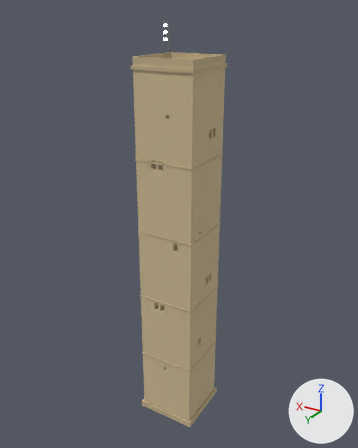
A saved change to the glTF model build/tower.glb.
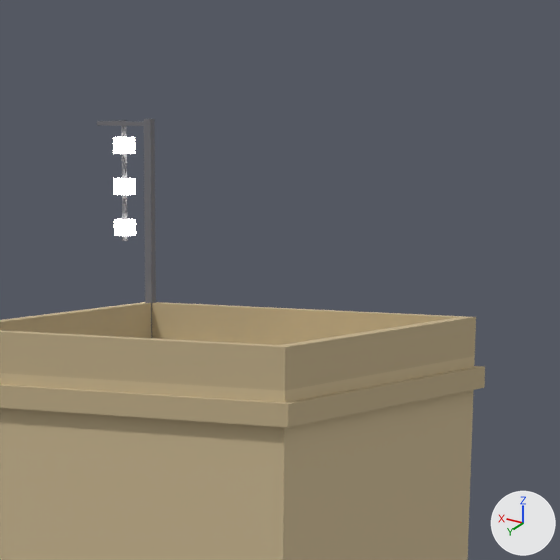
Old and new are each drawn whole from a camera (50 mm lens) standing at (-45.0, 75.3, 80.5) and looking at (1.1, -1.5, 42.1) and again close up on the part from 40% to 67% of the width and 0% to 21% of the height. Arrows for +X, +Y and +Z are at lower right; the lights stay in place. The last two pictures show the newer version. Vertices at exactly the same position are counted once.

In view in the first close-up: 'lamps', 'mast', 'parapet', 'seg5', 'trim5'.
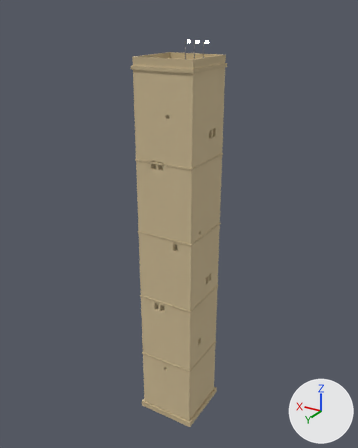
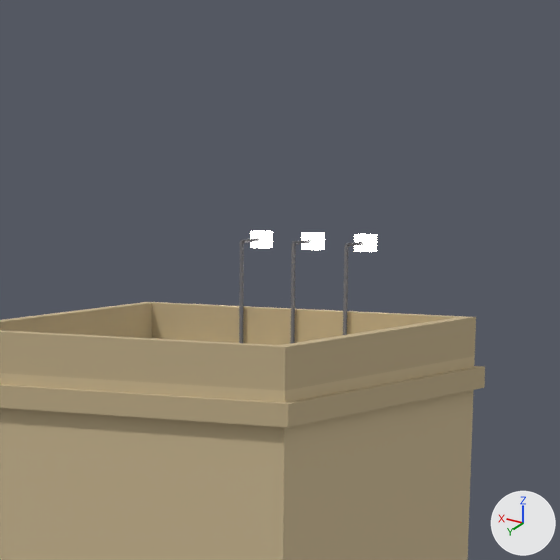
The change in detail:
me_lamps is used by ob_lamps; location (0.0, 0.0, 0.0).
me_lamps had 24 vertices, 36 faces and spanned x 6.92..7.48, y -7.0..-6.6, z 75.46..78.34.
me_lamps now has 24 vertices, 36 faces and spans x -1.88..2.28, y -6.6..-6.2, z 75.26..75.74.
me_lamps part 1: the loose piece of 8 vertices spanning x 6.92..7.48, y -7.0..-6.6, z 75.46..75.94 is moved by (-8.8, 0.4, -0.2).
me_lamps part 2: the loose piece of 8 vertices spanning x 6.92..7.48, y -7.0..-6.6, z 76.66..77.14 is moved by (-7.0, 0.4, -1.4).
me_lamps part 3: the loose piece of 8 vertices spanning x 6.92..7.48, y -7.0..-6.6, z 77.86..78.34 is moved by (-5.2, 0.4, -2.6).
me_mast is used by ob_mast; location (0.0, 0.0, 0.0).
me_mast had 30 vertices, 48 faces and spanned x 5.28..7.26, y -6.86..-5.28, z 72.5..78.9.
me_mast now has 48 vertices, 72 faces and spans x -1.64..2.05, y -6.4..-5.16, z 72.5..75.54.
me_mast part 4: a new loose piece, a box spanning x -1.645..-1.555, y -5.245..-5.155, z 72.5..75.5, in mat_metal (grey #76767c).
me_mast part 5: a new loose piece, a box spanning x -1.645..-1.555, y -6.4..-5.2, z 75.455..75.545, in mat_metal (grey #76767c).
me_mast part 6: a new loose piece, a box spanning x 0.155..0.245, y -5.245..-5.155, z 72.5..75.5, in mat_metal (grey #76767c).
me_mast part 7: a new loose piece, a box spanning x 0.155..0.245, y -6.4..-5.2, z 75.455..75.545, in mat_metal (grey #76767c).
me_mast part 8: a new loose piece, a box spanning x 1.955..2.045, y -5.245..-5.155, z 72.5..75.5, in mat_metal (grey #76767c).
me_mast part 9: a new loose piece, a box spanning x 1.955..2.045, y -6.4..-5.2, z 75.455..75.545, in mat_metal (grey #76767c).
me_mast part 10: the loose piece of 14 vertices spanning x 7.14..7.26, y -6.86..-5.4, z 75.3..78.82 is deleted.
me_mast part 11: the loose piece of 8 vertices spanning x 5.28..5.52, y -5.52..-5.28, z 72.5..78.9 is deleted.
me_mast part 12: the loose piece of 8 vertices spanning x 5.4..7.26, y -5.46..-5.34, z 78.7..78.82 is deleted.

Where the change shows, as pixel boxes (x1, y1, x2, y2) in the close-ups (560 x 560 px; the box of a moved part takes in the faces that stretch with it):
'mast', reshaped (110% wider, 51% shorter): before (97, 119, 156, 338); after (239, 238, 364, 344)
'lamps', reshaped (433% wider, 78% shorter): before (113, 137, 136, 236); after (250, 231, 377, 252)
part 1 of me_lamps, moved or reshaped: before (114, 219, 136, 236); after (354, 234, 377, 252)
part 2 of me_lamps, moved or reshaped: before (113, 178, 136, 195); after (302, 232, 324, 250)
part 3 of me_lamps, moved or reshaped: before (113, 137, 135, 154); after (250, 231, 273, 248)
part 4 of me_mast, added: after (343, 245, 349, 335)
part 5 of me_mast, added: after (345, 242, 364, 247)
part 6 of me_mast, added: after (290, 243, 296, 344)
part 7 of me_mast, added: after (292, 240, 311, 245)
part 8 of me_mast, added: after (239, 241, 244, 343)
part 9 of me_mast, added: after (240, 238, 260, 243)
part 10 of me_mast, deleted: before (119, 120, 128, 241)
part 11 of me_mast, deleted: before (144, 119, 156, 338)
part 12 of me_mast, deleted: before (97, 121, 144, 126)
